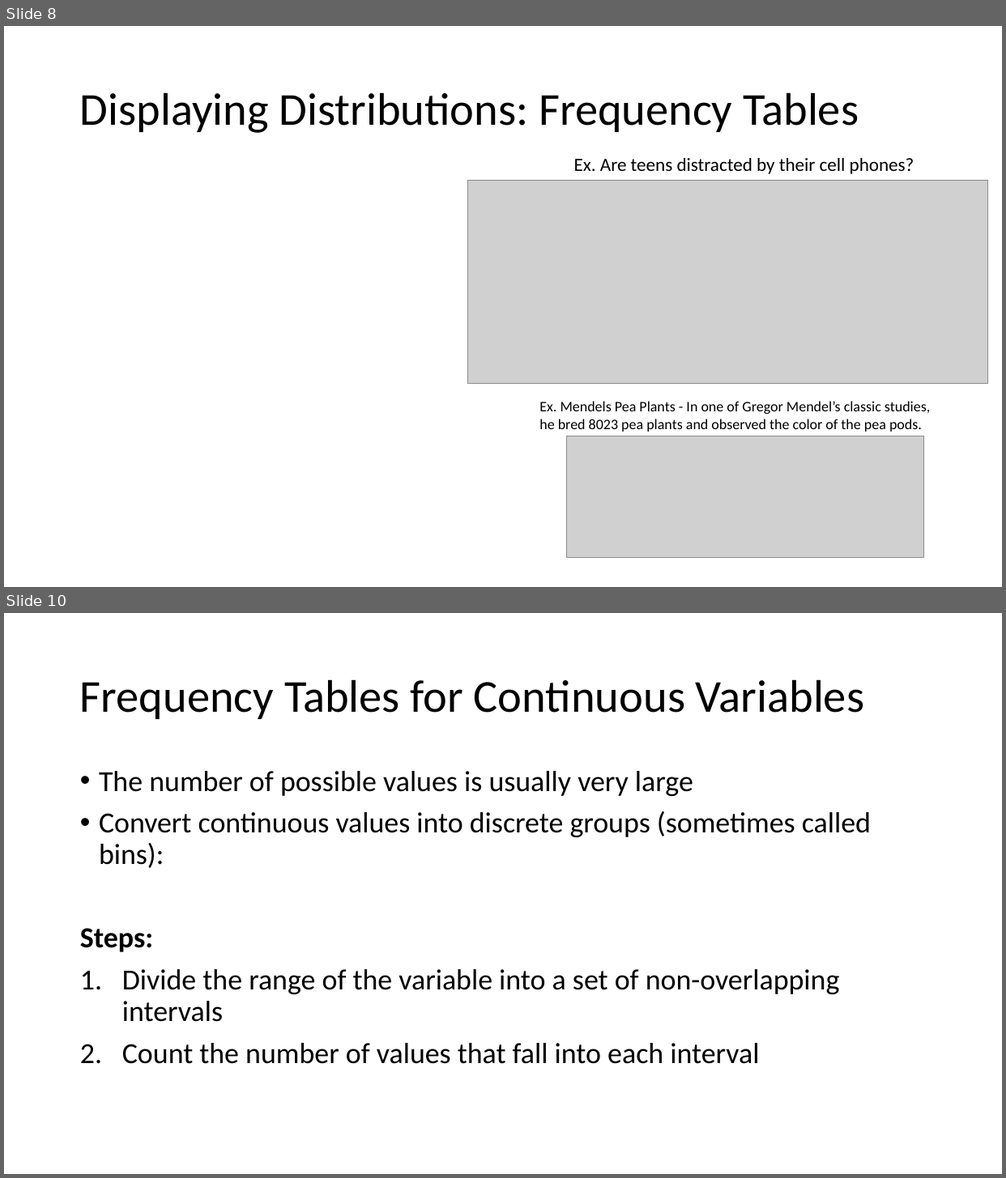
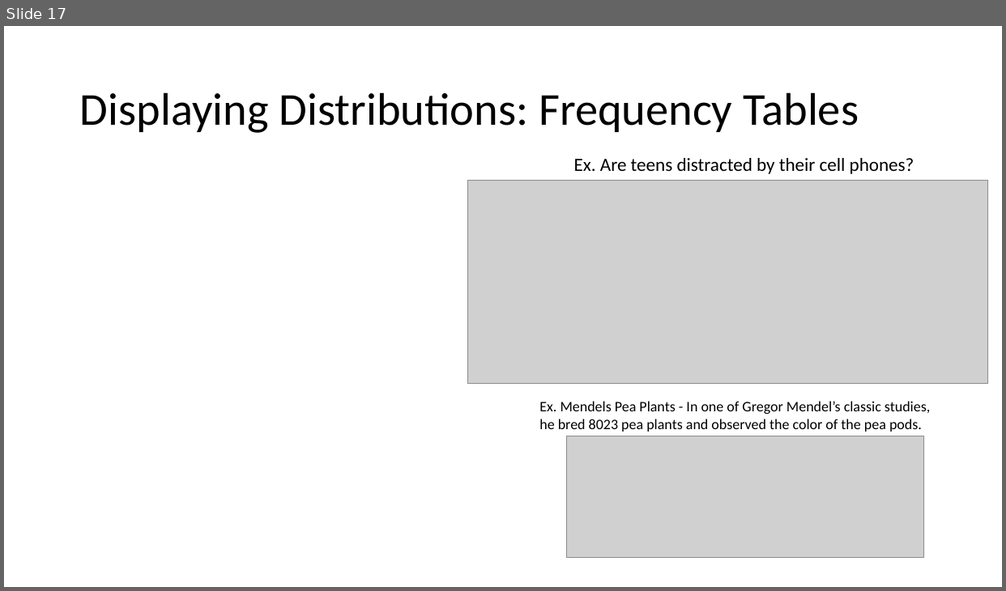
Before and after one commit to Jarred6068/UI_STAT251-03_Spring_2024, a slide deck: docs/lecture_slides/Week 1/Week1_Lecture2_Slides_1_12_2024.pptx. Shown one above the other, each under a label of ours: slides 8 and 10 before the commit, slide 17 after it; the slides between them are not shown. The pictures are 1006x1178 and 1006x591 pixels, drawn with LibreOffice and Linux fonts; fonts in the diff are those of the drawing; grey boxes stand for pictures. Boxes give left, top, right and bottom in pixels: in the first picture for what was removed or moved away, otherwise in the second. Text is boxed around its words. In the diff, an @@ line names an element or a change of style, - is before the commit and + after.

```diff
--- a/docs/lecture_slides/Week 1/Week1_Lecture2_Slides_1_12_2024.pptx
+++ b/docs/lecture_slides/Week 1/Week1_Lecture2_Slides_1_12_2024.pptx
@@ slide 10 removed at [4, 613, 1002, 1174], background #FFFFFF @@
@@ title removed at [80, 679, 864, 719] @@
-Frequency Tables for Continuous Variables
@@ text removed at [80, 771, 871, 1064] @@
-• The number of possible values is usually very large
-• Convert continuous values into discrete groups (sometimes called bins):
-Steps:
-1. Divide the range of the variable into a set of non-overlapping intervals
-2. Count the number of values that fall into each interval
@@ what was slide 8 is now slide 17 @@
```
Also in this commit, not shown: 10 slides added, 13 other slides removed, 13 other files.
